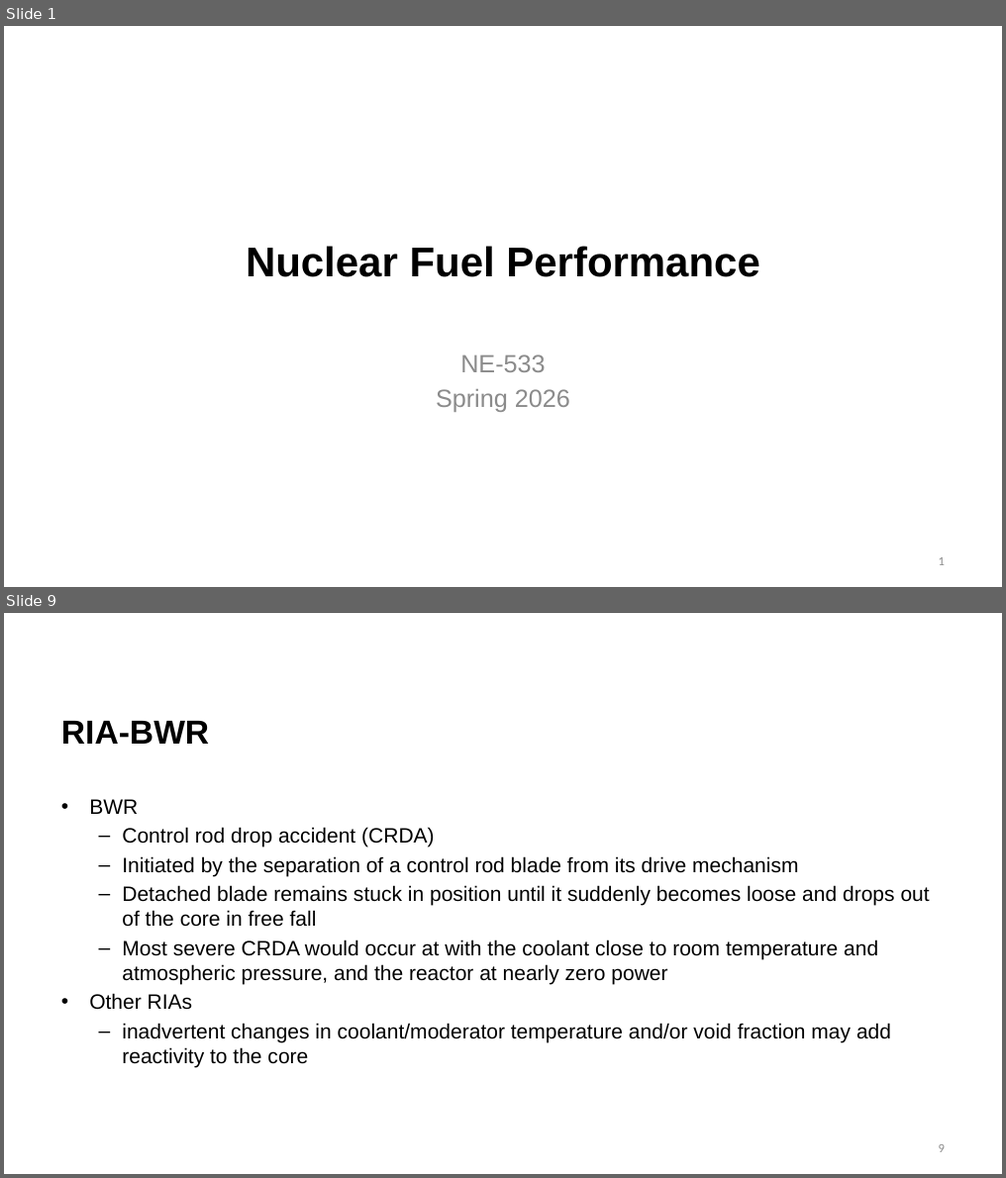
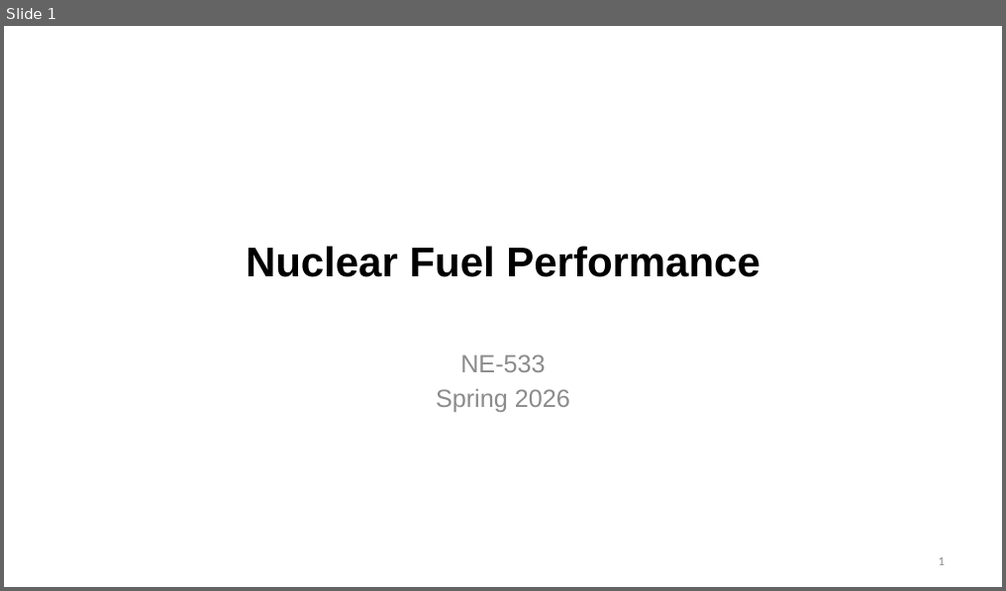
Before and after one commit to benbeeler/TEACHING, a slide deck: Nuclear_Fuel_Performance/NE533_Spring2026/Module4/Lec19_Accidents.pptx. Shown one above the other, each under a label of ours: slides 1 and 9 before the commit, slide 1 after it; the slides between them are not shown. The pictures are 1006x1178 and 1006x591 pixels, drawn with LibreOffice and Linux fonts; fonts in the diff are those of the drawing; background and template pictures are left out. Boxes give left, top, right and bottom in pixels: in the first picture for what was removed or moved away, otherwise in the second. Text is boxed around its words. In the diff, an @@ line names an element or a change of style, - is before the commit and + after.

```diff
--- a/Nuclear_Fuel_Performance/NE533_Spring2026/Module4/Lec19_Accidents.pptx
+++ b/Nuclear_Fuel_Performance/NE533_Spring2026/Module4/Lec19_Accidents.pptx
@@ slide 9 removed at [4, 613, 1002, 1174], background #FFFFFF @@
@@ title removed at [61, 721, 209, 744] @@
-RIA-BWR
@@ text removed at [89, 799, 930, 1067] @@
-• BWR
-  – Control rod drop accident (CRDA)
-  – Initiated by the separation of a control rod blade from its drive mechanism
-  – Detached blade remains stuck in position until it suddenly becomes loose and drops out of the core in free fall
-  – Most severe CRDA would occur at with the coolant close to room temperature and atmospheric pressure, and the reactor at nearly zero power
-• Other RIAs
-  – inadvertent changes in coolant/moderator temperature and/or void fraction may add reactivity to the core
@@ page number removed at [939, 1145, 944, 1153] @@
-9
```
Also in this commit, not shown: 14 slides added, 26 other slides removed, 17 other files.
